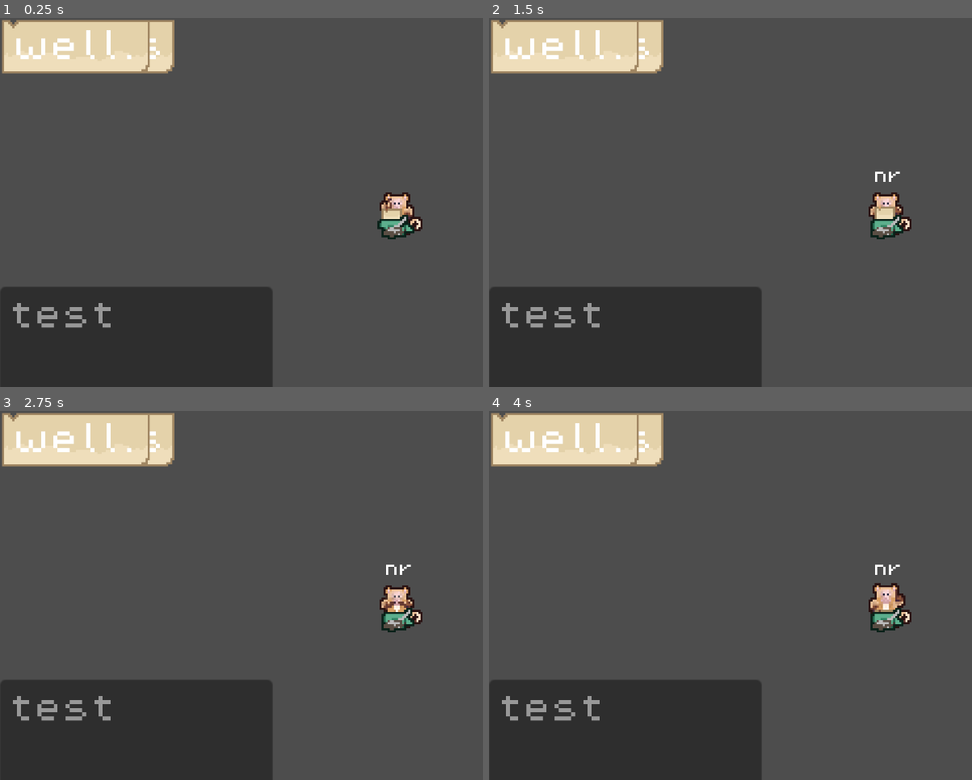
Above: before the commit, frames 1-4 (two rows, left to right).
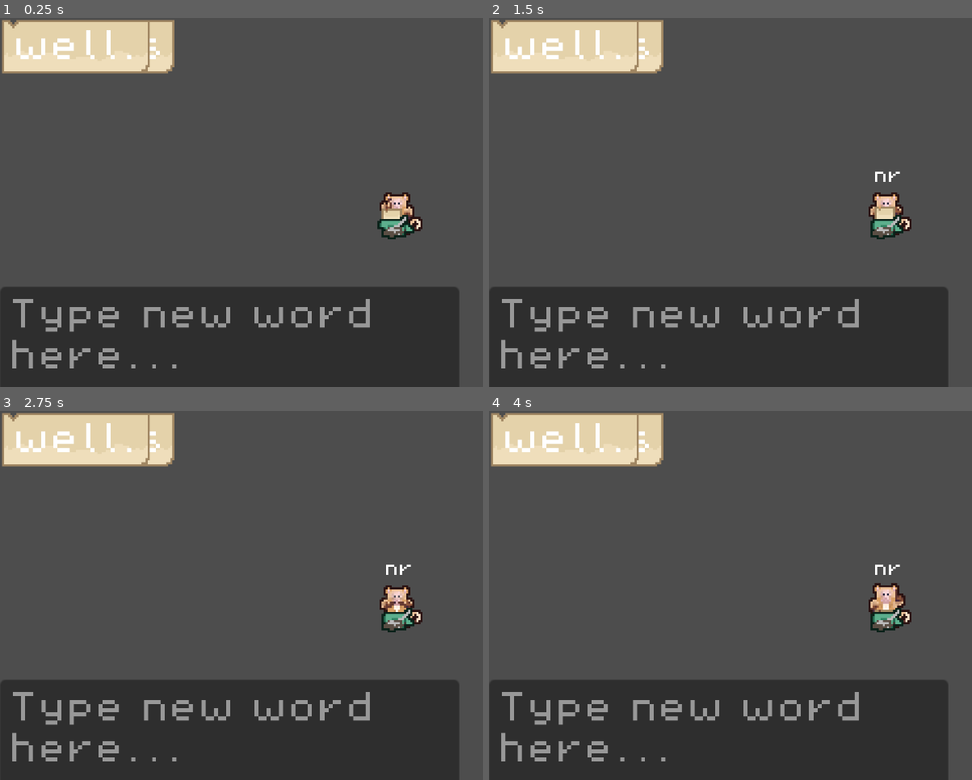
Above: after the commit, the same moments.

Repository: levienk/GMTK-Game-Jam-2024
Game: Godot game, scene res://game.tscn
Same seed, same stepped clock (60 frames per second), same inputs: the game is played once before the commit and once after it.
Inputs (mouse positions are in pixels of both pictures, inside the frame that each line leads up to):
- Up to frame 1 (0.25 s): no input
- Up to frame 2 (1.5 s): move the mouse to (952, 184) at 0.52 s; click (952, 184) at 0.67 s; drag from (682, 220) to (778, 276) at 1.27 s
- Up to frame 3 (2.75 s): move the mouse to (386, 514) at 2.02 s; click (386, 514) at 2.17 s
- Up to frame 4 (4 s): tap Enter at 2.75 s; drag from (778, 669) to (619, 540) at 2.77 s; move the mouse to (outside the picture) at 3.52 s; click (outside the picture) at 3.67 s

The runs differ from the first frame. In frame 1, 12% of the frame differs, in the area x 2-95%, y 72-100%; in frame 2, 12%; in frame 3, 12%; in frame 4, 12%.

Commit message:
Create text_edit and monkey signal

Diff:
--- a/game.tscn
+++ b/game.tscn
@@ -1,15 +1,13 @@
 [gd_scene load_steps=6 format=3 uid="uid://cv7hyn3xhhpxa"]
 
 [ext_resource type="Script" path="res://game.gd" id="1_56afu"]
-[ext_resource type="PackedScene" uid="uid://bdxxn4b5jg3vh" path="res://text_generation/word_dictionary.tscn" id="2_di4lg"]
 [ext_resource type="PackedScene" uid="uid://xb5j1xux3wyx" path="res://text_generation/text_selector.tscn" id="3_ugllk"]
-[ext_resource type="PackedScene" uid="uid://d1x2db3vo83ac" path="res://monkey.tscn" id="4_21wsr"]
+[ext_resource type="PackedScene" uid="uid://d1x2db3vo83ac" path="res://monkey/monkey.tscn" id="4_21wsr"]
 [ext_resource type="PackedScene" uid="uid://dpv0hrk0rv4a4" path="res://word_card.tscn" id="4_cx0x1"]
+[ext_resource type="PackedScene" uid="uid://c1ociivssjn43" path="res://interface/text_edit.tscn" id="5_1mtwb"]
 
 [node name="Game" type="Node2D"]
 script = ExtResource("1_56afu")
-
-[node name="WordDictionary" parent="." instance=ExtResource("2_di4lg")]
 
 [node name="TextSelector" parent="." instance=ExtResource("3_ugllk")]
 
@@ -25,8 +23,4 @@
 
 [node name="WordCard3" parent="." instance=ExtResource("4_cx0x1")]
 
-[node name="TextEdit" type="TextEdit" parent="."]
-offset_top = 131.0
-offset_right = 133.0
-offset_bottom = 236.0
-placeholder_text = "test"
+[node name="TextEdit" parent="." instance=ExtResource("5_1mtwb")]
--- a/icon.svg
+++ /dev/null
@@ -1 +0,0 @@
-<svg xmlns="http://www.w3.org/2000/svg" width="128" height="128"><rect width="124" height="124" x="2" y="2" fill="#363d52" stroke="#212532" stroke-width="4" rx="14"/><g fill="#fff" transform="translate(12.322 12.322)scale(.101)"><path d="M105 673v33q407 354 814 0v-33z"/><path fill="#478cbf" d="m105 673 152 14q12 1 15 14l4 67 132 10 8-61q2-11 15-15h162q13 4 15 15l8 61 132-10 4-67q3-13 15-14l152-14V427q30-39 56-81-35-59-83-108-43 20-82 47-40-37-88-64 7-51 8-102-59-28-123-42-26 43-46 89-49-7-98 0-20-46-46-89-64 14-123 42 1 51 8 102-48 27-88 64-39-27-82-47-48 49-83 108 26 42 56 81zm0 33v39c0 276 813 276 814 0v-39l-134 12-5 69q-2 10-14 13l-162 11q-12 0-16-11l-10-65H446l-10 65q-4 11-16 11l-162-11q-12-3-14-13l-5-69z"/><path d="M483 600c0 34 58 34 58 0v-86c0-34-58-34-58 0z"/><circle cx="725" cy="526" r="90"/><circle cx="299" cy="526" r="90"/></g><g fill="#414042" transform="translate(12.322 12.322)scale(.101)"><circle cx="307" cy="532" r="60"/><circle cx="717" cy="532" r="60"/></g></svg>
--- /dev/null
+++ b/interface/text_edit.gd
@@ -0,0 +1,10 @@
+extends TextEdit
+
+
+# Called when the node enters the scene tree for the first time.
+func _ready() -> void:
+	SignalBus.word_found.connect(_on_word_found)
+
+
+func _on_word_found(word: String):
+	print(word)
--- /dev/null
+++ b/interface/text_edit.tscn
@@ -0,0 +1,11 @@
+[gd_scene load_steps=2 format=3 uid="uid://c1ociivssjn43"]
+
+[ext_resource type="Script" path="res://interface/text_edit.gd" id="1_qcjmj"]
+
+[node name="TextEdit" type="TextEdit"]
+offset_top = 131.0
+offset_right = 224.0
+offset_bottom = 236.0
+placeholder_text = "Type new word here..."
+wrap_mode = 1
+script = ExtResource("1_qcjmj")
--- a/monkey.gd
+++ b/monkey/monkey.gd
@@ -32,6 +32,7 @@
 			random_word += possible_chars.pick_random()
 
 	if (WordDictionary.contains(random_word)):
+		SignalBus.word_found.emit(random_word)
 		timer.wait_time = valid_time
 	else:
 		timer.wait_time = random_time
--- a/monkey.tscn
+++ b/monkey/monkey.tscn
@@ -1,8 +1,7 @@
-[gd_scene load_steps=122 format=3 uid="uid://d1x2db3vo83ac"]
-
-[ext_resource type="Script" path="res://monkey.gd" id="1_1jxph"]
+[gd_scene load_steps=121 format=3 uid="uid://d1x2db3vo83ac"]
+
+[ext_resource type="Script" path="res://monkey/monkey.gd" id="1_1jxph"]
 [ext_resource type="Texture2D" uid="uid://x2rcpah0kg3e" path="res://assets/art/sprites/Monkey1_typing_1.png" id="2_0gp6x"]
-[ext_resource type="PackedScene" uid="uid://bdxxn4b5jg3vh" path="res://text_generation/word_dictionary.tscn" id="2_bikho"]
 [ext_resource type="Texture2D" uid="uid://dffsrty0vtxyt" path="res://assets/art/sprites/Monkey1_frustrated_1.png" id="3_l4cj1"]
 [ext_resource type="Texture2D" uid="uid://di08qp820ojf1" path="res://assets/art/sprites/Monkey1_frustrated_2.png" id="4_oq174"]
 [ext_resource type="Texture2D" uid="uid://cr18qgmey03m8" path="res://assets/art/sprites/Monkey1_idle_1.png" id="5_6r76d"]
@@ -869,8 +868,6 @@
 horizontal_alignment = 1
 vertical_alignment = 1
 
-[node name="WordDictionary" parent="." instance=ExtResource("2_bikho")]
-
 [node name="AnimatedMonkey" type="AnimatedSprite2D" parent="."]
 position = Vector2(0, -17)
 sprite_frames = SubResource("SpriteFrames_iaowo")
--- a/project.godot
+++ b/project.godot
@@ -13,7 +13,11 @@
 config/name="GMTK Game Jam 2024"
 run/main_scene="res://game.tscn"
 config/features=PackedStringArray("4.3", "Forward Plus")
-config/icon="res://icon.svg"
+
+[autoload]
+
+WordDictionary="*res://text_generation/word_dictionary.tscn"
+SignalBus="*res://signal_bus.tscn"
 
 [display]
 
--- /dev/null
+++ b/signal_bus.gd
@@ -0,0 +1,3 @@
+extends Node
+
+signal word_found(word: String)
--- /dev/null
+++ b/signal_bus.tscn
@@ -0,0 +1,6 @@
+[gd_scene load_steps=2 format=3 uid="uid://d1onibf5h1m75"]
+
+[ext_resource type="Script" path="res://signal_bus.gd" id="1_y0aq6"]
+
+[node name="SignalBus" type="Node"]
+script = ExtResource("1_y0aq6")
--- a/text_generation/word_dictionary.gd
+++ b/text_generation/word_dictionary.gd
@@ -1,4 +1,6 @@
-class_name WordDictionary extends Node
+extends Node
+
+# THIS IS A SINGLETON (global)
 
 # Create an array of valid words
 static var file = FileAccess.open("res://assets/text/dictionary.txt", FileAccess.READ)
Not shown, removed: icon.svg.import
